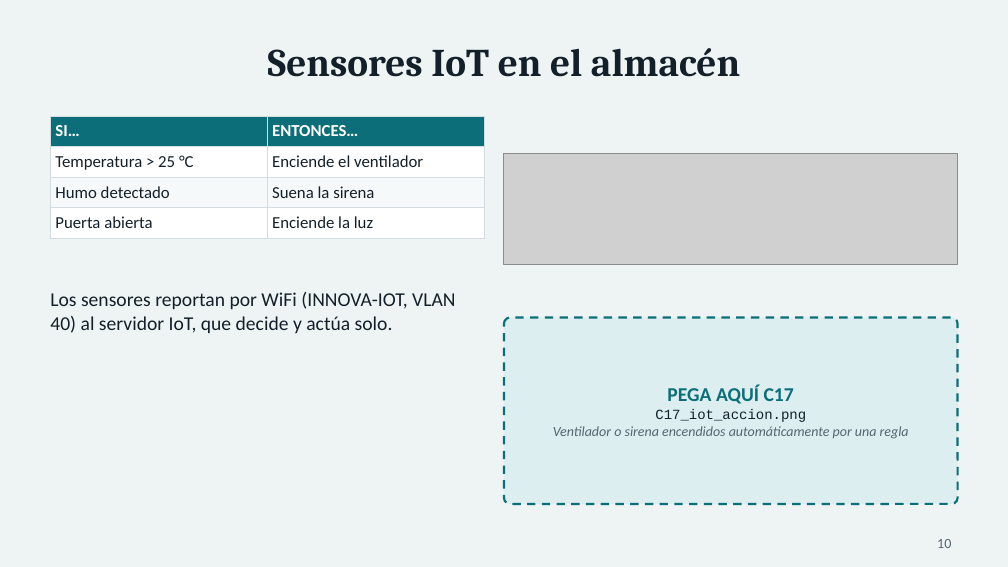
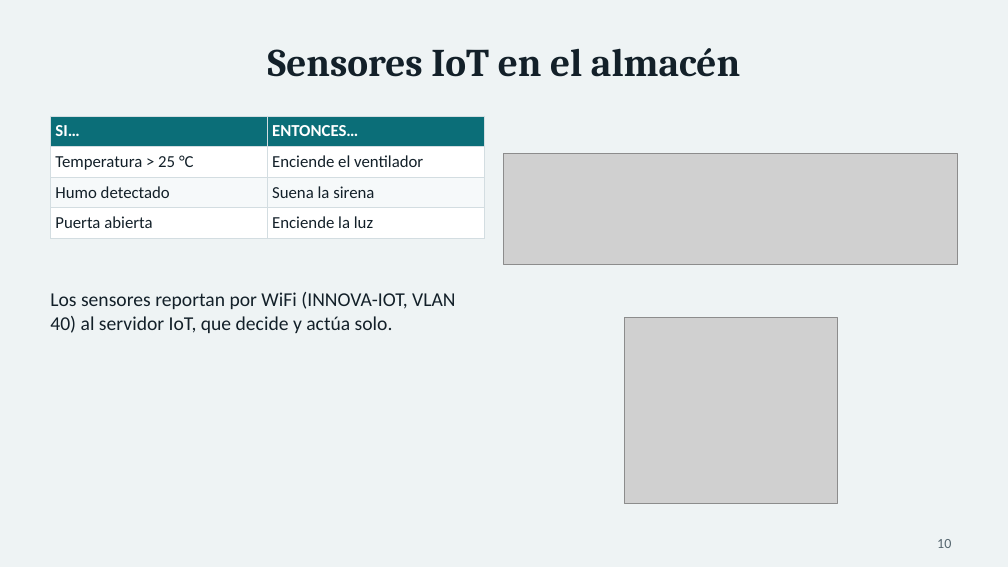
Before and after one commit to USX22/inalambricreds2, a slide deck: slide 10 of entregables/Presentacion_InnovaLogistics.pptx. Drawn at 1008x567 pixels with LibreOffice and Linux fonts; fonts in the diff are those of the drawing; grey boxes stand for pictures. Boxes give left, top, right and bottom in pixels: in the first picture for what was removed or moved away, otherwise in the second. Text is boxed around its words. In the diff, an @@ line names an element or a change of style, - is before the commit and + after.

```diff
--- a/entregables/Presentacion_InnovaLogistics.pptx
+++ b/entregables/Presentacion_InnovaLogistics.pptx
@@ rounded rectangle removed at [504, 318, 958, 504] @@
@@ picture added at [624, 318, 837, 504] @@
@@ text removed at [553, 385, 909, 439] @@
-PEGA AQUÍ C17
-C17_iot_accion.png
-Ventilador o sirena encendidos automáticamente por una regla
```
Also in this commit, not shown: 2 other files.
